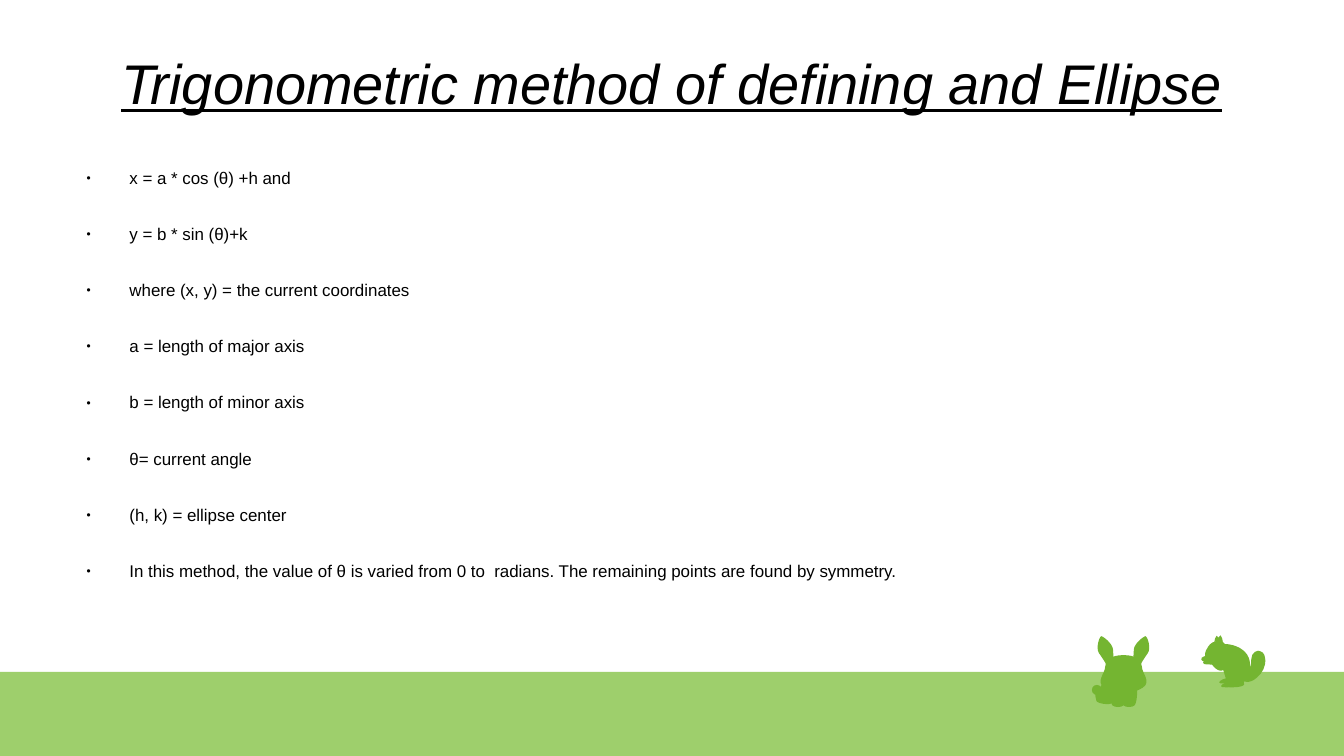
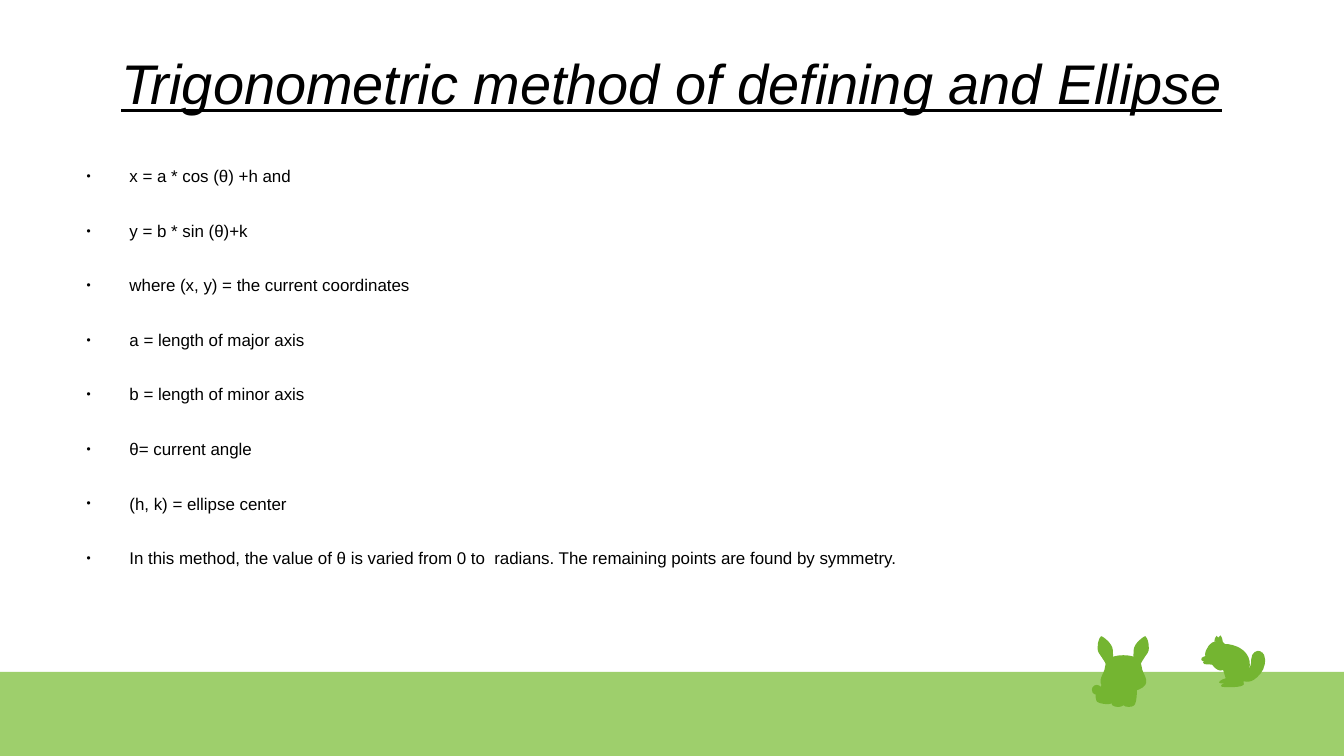
Before and after one commit to seamoonpandey/computer-graphics, a slide deck: slide 4 of ellipse/ellipse.ppt. Drawn at 1344x756 pixels with LibreOffice and Linux fonts; fonts in the diff are those of the drawing. Boxes give left, top, right and bottom in pixels: in the first picture for what was removed or moved away, otherwise in the second. Text is boxed around its words. In the diff, an @@ line names an element or a change of style, - is before the commit and + after.

```diff
--- a/ellipse/ellipse.ppt
+++ b/ellipse/ellipse.ppt
@@ text "x = a * cos ..." at box(129, 169, 897, 568): line spacing 0.93 to 0.83 @@
```
Also in this commit, not shown: 17 other slides changed.
